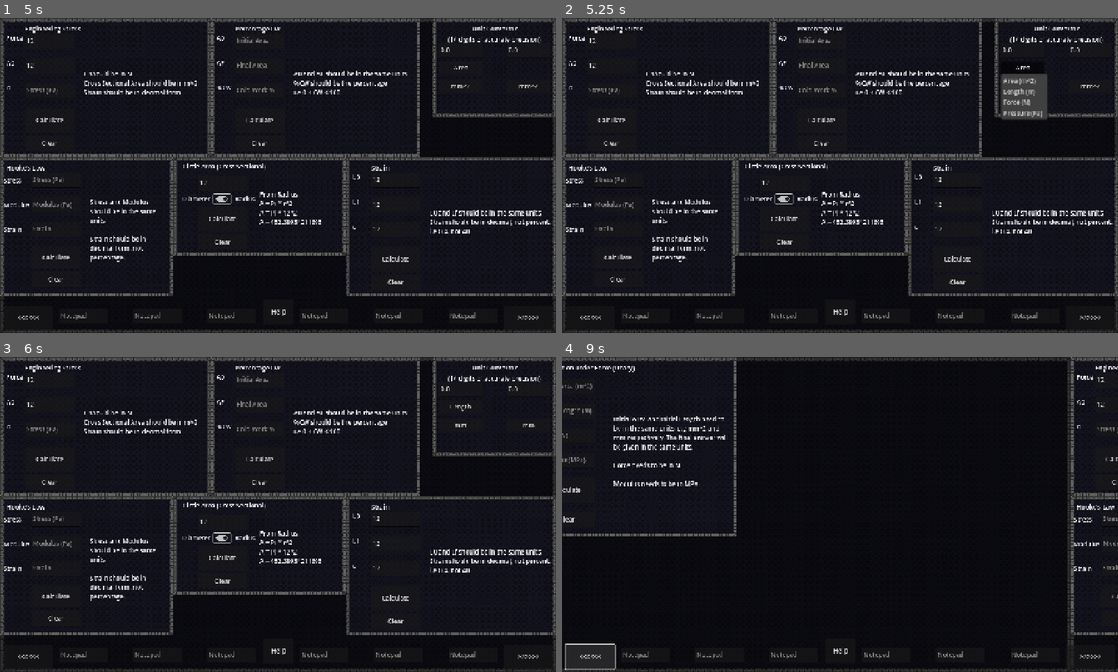
Above: before the commit, frames 1-4 (two rows, left to right).
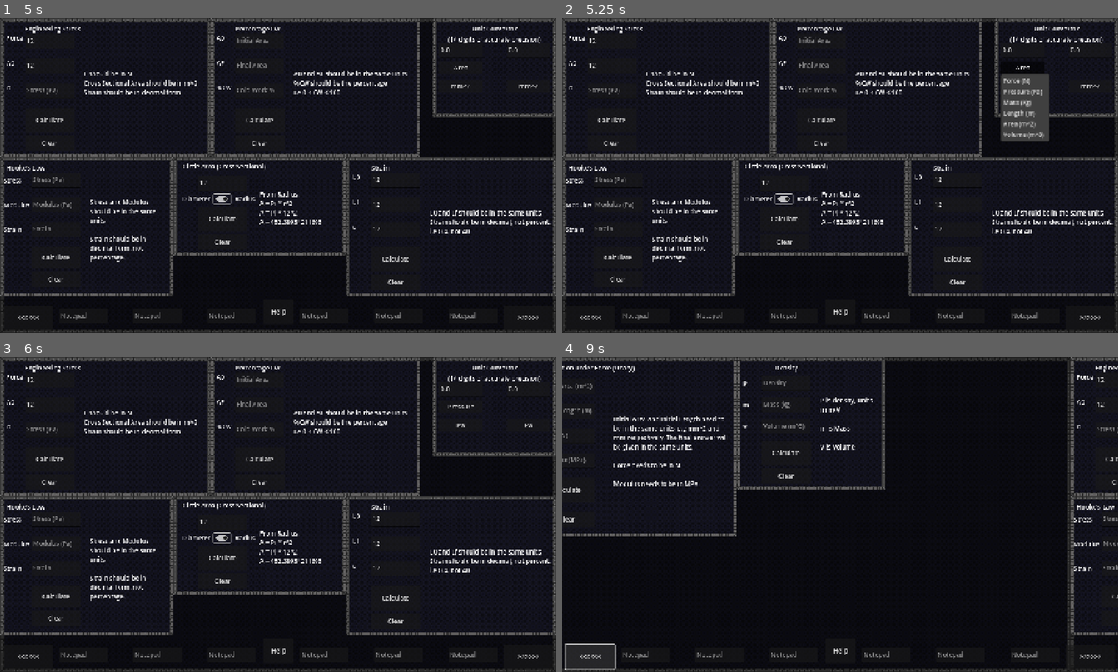
Above: after the commit, the same moments.

Repository: TheOrbius/engg103-solver
Game: Godot game, scene res://Other/Main.tscn
The game is run twice, just before and just after one commit, with the same random seed, the same clock (stepped at 60 frames per second) and the same inputs.
Inputs (mouse positions are in pixels of both pictures, inside the frame that each line leads up to):
- Up to frame 1 (5 s): click (261, 40) at 0.52 s; type "12" at 0.6 s; click (261, 65) at 0.75 s; type "12" at 0.83 s; click (261, 90) at 0.98 s; type "12" at 1.07 s; click (222, 181) at 1.27 s; type "12" at 1.35 s; click (394, 178) at 1.5 s; type "12" at 1.58 s; click (394, 203) at 1.73 s; type "12" at 1.82 s; click (394, 229) at 2.02 s; type "12" at 2.1 s; click (50, 40) at 2.25 s; type "12" at 2.33 s; click (50, 65) at 2.48 s; type "12" at 2.57 s; click "Calculate" at 2.75 s; click "Clear" at 3.5 s; click (222, 197) at 4.25 s
- Up to frame 2 (5.25 s): click "Area" at 5 s
- Up to frame 3 (6 s): click "mm^2" at 5.75 s
- Up to frame 4 (9 s): click "Length" (after the commit: "Pressure") at 6.5 s; click "mm" (after the commit: "Pa") at 7.25 s; click "mm" (after the commit: "Pa") at 8 s; click "<<<<<<" at 8.75 s

Frame 1 is identical in both runs. In frame 2, 0.9% of the frame differs, in the area x 78-88%, y 17-40%; in frame 3, less than 0.1%; in frame 4, 1.8%, in the area x 31-59%, y 0-43%.

Commit message:
Fatigue, Density, Unit Convertor
- Mass in UC
- Volume in UC
- Fatigue Stuff calc
- Density calc

Diff:
--- /dev/null
+++ b/Calculators/Density/Density.tscn
@@ -0,0 +1,108 @@
+[gd_scene load_steps=3 format=3 uid="uid://c08mnht0n1op5"]
+
+[ext_resource type="Script" uid="uid://caq1ckmgrqduc" path="res://Calculators/Density/density.gd" id="1_6ayb6"]
+[ext_resource type="Texture2D" uid="uid://dnswhwlkqm24a" path="res://Calculators/CalculatorBackground.png" id="1_slhui"]
+
+[node name="Density" type="Node2D"]
+script = ExtResource("1_6ayb6")
+
+[node name="NinePatchRect" type="NinePatchRect" parent="."]
+offset_right = 384.0
+offset_bottom = 344.0
+texture = ExtResource("1_slhui")
+patch_margin_left = 9
+patch_margin_top = 9
+patch_margin_right = 9
+patch_margin_bottom = 9
+axis_stretch_horizontal = 1
+axis_stretch_vertical = 1
+
+[node name="Constants" type="Node2D" parent="."]
+
+[node name="Label" type="Label" parent="Constants"]
+offset_left = 64.0
+offset_top = 16.0
+offset_right = 192.0
+offset_bottom = 39.0
+text = "Density"
+horizontal_alignment = 1
+vertical_alignment = 1
+
+[node name="Label2" type="Label" parent="Constants"]
+offset_left = 16.0
+offset_top = 48.0
+offset_right = 64.0
+offset_bottom = 88.0
+text = "P"
+vertical_alignment = 1
+
+[node name="Label3" type="Label" parent="Constants"]
+offset_left = 16.0
+offset_top = 104.0
+offset_right = 64.0
+offset_bottom = 144.0
+text = "m"
+vertical_alignment = 1
+
+[node name="Label4" type="Label" parent="Constants"]
+offset_left = 16.0
+offset_top = 160.0
+offset_right = 64.0
+offset_bottom = 200.0
+text = "V"
+vertical_alignment = 1
+
+[node name="DisplayText" type="RichTextLabel" parent="."]
+offset_left = 216.0
+offset_top = 16.0
+offset_right = 368.0
+offset_bottom = 328.0
+focus_mode = 2
+text = "P is density, units in m/V
+
+m is Mass
+
+V is Volume"
+vertical_alignment = 1
+selection_enabled = true
+
+[node name="Density" type="TextEdit" parent="."]
+offset_left = 64.0
+offset_top = 48.0
+offset_right = 192.0
+offset_bottom = 88.0
+placeholder_text = "Density"
+
+[node name="Mass" type="TextEdit" parent="."]
+offset_left = 64.0
+offset_top = 104.0
+offset_right = 192.0
+offset_bottom = 144.0
+placeholder_text = "Mass (kg)"
+
+[node name="Volume" type="TextEdit" parent="."]
+offset_left = 64.0
+offset_top = 160.0
+offset_right = 192.0
+offset_bottom = 200.0
+placeholder_text = "Volume (m^3)"
+
+[node name="Calculate" type="Button" parent="."]
+offset_left = 64.0
+offset_top = 216.0
+offset_right = 192.0
+offset_bottom = 280.0
+text = "Calculate"
+
+[node name="Clear" type="Button" parent="."]
+offset_left = 64.0
+offset_top = 288.0
+offset_right = 192.0
+offset_bottom = 328.0
+text = "Clear"
+
+[connection signal="text_changed" from="Density" to="." method="_on_density_text_changed"]
+[connection signal="text_changed" from="Mass" to="." method="_on_mass_text_changed"]
+[connection signal="text_changed" from="Volume" to="." method="_on_volume_text_changed"]
+[connection signal="pressed" from="Calculate" to="." method="_on_calculate_pressed"]
+[connection signal="pressed" from="Clear" to="." method="_on_clear_pressed"]
--- /dev/null
+++ b/Calculators/Density/density.gd
@@ -0,0 +1,50 @@
+extends Node2D
+
+
+
+func _on_density_text_changed() -> void:
+	Main.constant_edit($Density)
+
+
+func _on_mass_text_changed() -> void:
+	Main.constant_edit($Mass)
+
+func _on_volume_text_changed() -> void:
+	Main.constant_edit($Volume)
+
+
+
+func _on_calculate_pressed() -> void:
+	var density = $Density
+	var mass = $Mass
+	var volume = $Volume
+	var disp = $DisplayText
+
+	Main.test_textedit(density)
+	Main.test_textedit(mass)
+	Main.test_textedit(volume)
+
+	if density.text and mass.text and volume.text:
+		disp.text = "All fields are full."
+	elif mass.text and volume.text:
+		disp.text = "Sovling for Density:\nP = m/V\nP = %s/%s\nP=%s" % [mass.text, volume.text, float(mass.text)/float(volume.text)]
+	elif density.text and volume.text:
+		disp.text = "Solving for Mass:\nP = m/V\nm = Px V\nM = %s x %s\nM = %s" % [density.text, volume.text, float(density.text)*float(volume.text)]
+	elif density.text and mass.text:
+		disp.text = "Sovling for Volume:\nP = m/V\nV = m/P\nV = %s/%s\nV = %s" % [mass.text,density.text, float(mass.text)/float(density.text)]
+	else:
+		disp.text = "Not enough information entered."
+func _on_clear_pressed() -> void:
+	var density = $Density
+	var mass = $Mass
+	var volume = $Volume
+	var disp = $DisplayText
+
+	density.text = ""
+	mass.text = ""
+	volume.text = ""
+	disp.text = "P is density, units in m/V
+
+m is Mass
+
+V is Volume"
--- /dev/null
+++ b/Calculators/Fatigue/Fatigue.tscn
@@ -0,0 +1,91 @@
+[gd_scene load_steps=3 format=3 uid="uid://rrjclixq0phd"]
+
+[ext_resource type="Script" uid="uid://coqct6jr1hno8" path="res://Calculators/Fatigue/fatigue.gd" id="1_ettaa"]
+[ext_resource type="Texture2D" uid="uid://dnswhwlkqm24a" path="res://Calculators/CalculatorBackground.png" id="2_vv38o"]
+
+[node name="Fatigue" type="Node2D"]
+script = ExtResource("1_ettaa")
+
+[node name="NinePatchRect" type="NinePatchRect" parent="."]
+offset_right = 640.0
+offset_bottom = 512.0
+texture = ExtResource("2_vv38o")
+patch_margin_left = 9
+patch_margin_top = 9
+patch_margin_right = 9
+patch_margin_bottom = 9
+axis_stretch_horizontal = 1
+axis_stretch_vertical = 1
+
+[node name="Constants" type="Node2D" parent="."]
+
+[node name="Label" type="Label" parent="Constants"]
+offset_left = 64.0
+offset_top = 24.0
+offset_right = 192.0
+offset_bottom = 47.0
+text = "Fatigue (Unary)"
+horizontal_alignment = 1
+
+[node name="Label2" type="Label" parent="Constants"]
+offset_left = 16.0
+offset_top = 64.0
+offset_right = 144.0
+offset_bottom = 104.0
+text = "σ_max"
+vertical_alignment = 1
+
+[node name="Label3" type="Label" parent="Constants"]
+offset_left = 16.0
+offset_top = 128.0
+offset_right = 144.0
+offset_bottom = 168.0
+text = "σ_min"
+vertical_alignment = 1
+
+[node name="MaxStress" type="TextEdit" parent="."]
+offset_left = 80.0
+offset_top = 64.0
+offset_right = 208.0
+offset_bottom = 104.0
+placeholder_text = "Stress (Pa)"
+
+[node name="MinStress" type="TextEdit" parent="."]
+offset_left = 80.0
+offset_top = 128.0
+offset_right = 208.0
+offset_bottom = 168.0
+placeholder_text = "Stress (Pa)"
+
+[node name="CalculateButton" type="Button" parent="."]
+offset_left = 80.0
+offset_top = 192.0
+offset_right = 208.0
+offset_bottom = 256.0
+text = "Calculate"
+
+[node name="ClearButton" type="Button" parent="."]
+offset_left = 80.0
+offset_top = 264.0
+offset_right = 208.0
+offset_bottom = 296.0
+text = "Clear"
+
+[node name="SideDisplay" type="RichTextLabel" parent="."]
+offset_left = 256.0
+offset_top = 16.0
+offset_right = 624.0
+offset_bottom = 496.0
+focus_mode = 2
+text = "The units will be the same as the ones entered. Both need to use the same magnitudes.
+
+σ_max is the highest amount of stress in a stress cycle
+
+σ_min is the lowest amount of stress in a stress cycle"
+vertical_alignment = 1
+selection_enabled = true
+
+[connection signal="text_changed" from="MaxStress" to="." method="_on_max_stress_text_changed"]
+[connection signal="text_changed" from="MinStress" to="." method="_on_min_stress_text_changed"]
+[connection signal="pressed" from="CalculateButton" to="." method="_on_calculate_button_pressed"]
+[connection signal="pressed" from="ClearButton" to="." method="_on_clear_button_pressed"]
--- /dev/null
+++ b/Calculators/Fatigue/fatigue.gd
@@ -0,0 +1,62 @@
+extends Node2D
+
+
+
+func _on_max_stress_text_changed() -> void:
+	Main.constant_edit($MaxStress)
+
+func _on_min_stress_text_changed() -> void:
+	Main.constant_edit($MinStress)
+
+
+
+func _on_calculate_button_pressed() -> void:
+	var max = $MaxStress
+	var min = $MinStress
+	var disp = $SideDisplay
+
+	Main.test_textedit(max)
+	Main.test_textedit(min)
+
+	if max.text and min.text:
+		disp.text = "Solving for Δσ:
+Δσ = σ_max - σ_min
+Δσ = %s - %s
+Δσ = %s
+
+Solving for Alternating Stress:
+σa = Δσ/2
+σa = %s/2
+σa = %s
+
+Solving for Average / Mean:
+σm = (σ_max + σ_min)/2
+σm = (%s + %s)/2
+σm = %s
+
+Solving for R:
+R = σ_max/σ_min
+R = %s/%s
+R = %s
+" % [max.text,min.text,float(max.text)-float(min.text), float(max.text)-float(min.text), (float(max.text)-float(min.text))/2,
+max.text, min.text, (float(max.text)+float(min.text))/2,
+max.text,min.text, float(max.text)/float(min.text)
+]
+
+
+	else:
+		disp.text = "There is not enough information entered."
+
+
+func _on_clear_button_pressed() -> void:
+	var max = $MaxStress
+	var min = $MinStress
+	var disp = $SideDisplay
+
+	max.text = ""
+	min.text = ""
+	disp.text = "The units will be the same as the ones entered. Both need to use the same magnitudes.
+
+σ_max is the highest amount of stress in a stress cycle
+
+σ_min is the lowest amount of stress in a stress cycle"
--- a/Calculators/UnitConverter/UnitConverter.tscn
+++ b/Calculators/UnitConverter/UnitConverter.tscn
@@ -49,15 +49,19 @@
 offset_bottom = 144.0
 text = "Area"
 flat = false
-item_count = 4
-popup/item_0/text = "Area (m^2)"
-popup/item_0/id = 0
-popup/item_1/text = "Length (m)"
-popup/item_1/id = 1
-popup/item_2/text = "Force (N)"
-popup/item_2/id = 2
-popup/item_3/text = "Pressure (Pa)"
-popup/item_3/id = 3
+item_count = 6
+popup/item_0/text = "Force (N)"
+popup/item_0/id = 2
+popup/item_1/text = "Pressure (Pa)"
+popup/item_1/id = 3
+popup/item_2/text = "Mass (Kg)"
+popup/item_2/id = 4
+popup/item_3/text = "Length (m)"
+popup/item_3/id = 1
+popup/item_4/text = "Area (m^2)"
+popup/item_4/id = 0
+popup/item_5/text = "Volume (m^3)"
+popup/item_5/id = 5
 
 [node name="LeftUnits" type="MenuButton" parent="."]
 offset_left = 16.0
--- a/Calculators/UnitConverter/unit_converter.gd
+++ b/Calculators/UnitConverter/unit_converter.gd
@@ -113,6 +113,40 @@
 			rpop.add_item("PSI")
 
 			base_modifier = [1.0, 0.000001, 0.000000001, 0.000145038]
+		4:
+			$TypeSelector.text = "Mass"
+			var lpop: PopupMenu = $LeftUnits.get_popup()
+			var rpop: PopupMenu = $RightUnits.get_popup()
+			lpop.clear(true)
+			rpop.clear(true)
+
+			lpop.add_item("Kg")
+			lpop.add_item("g")
+			lpop.add_item("mg")
+
+			rpop.add_item("Kg")
+			rpop.add_item("g")
+			rpop.add_item("mg")
+
+			base_modifier = [0.001, 1, 1000.0]
+		5:
+			$TypeSelector.text = "Volume"
+			var lpop: PopupMenu = $LeftUnits.get_popup()
+			var rpop: PopupMenu = $RightUnits.get_popup()
+			lpop.clear(true)
+			rpop.clear(true)
+
+			lpop.add_item("mm^3")
+			lpop.add_item("cm^3")
+			lpop.add_item("m^3")
+			lpop.add_item("km^3")
+
+			rpop.add_item("mm^3")
+			rpop.add_item("cm^3")
+			rpop.add_item("m^3")
+			rpop.add_item("km^3")
+
+			base_modifier = [1000000000.0, 1000000.0, 1.0, 0.000000001]
 		_:
 			# Should not happen
 			pass
--- a/Other/HelpMenu.tscn
+++ b/Other/HelpMenu.tscn
@@ -49,11 +49,11 @@
 metadata/_edit_use_anchors_ = true
 
 [node name="CheckButton" type="CheckButton" parent="."]
-offset_left = 72.0
+offset_left = 64.0
 offset_top = 216.0
-offset_right = 429.0
+offset_right = 432.0
 offset_bottom = 272.0
-text = "Force Notepads to be strictly numerical:"
+text = "Allow symbols to be entered in notepads:"
 
 [connection signal="pressed" from="CheckButton" to="." method="_on_check_button_pressed"]
 [connection signal="toggled" from="CheckButton" to="." method="_on_check_button_toggled"]
--- a/Other/Main.tscn
+++ b/Other/Main.tscn
@@ -11,6 +11,8 @@
 [ext_resource type="Texture2D" uid="uid://dnswhwlkqm24a" path="res://Calculators/CalculatorBackground.png" id="8_nqutg"]
 [ext_resource type="PackedScene" uid="uid://6cbqry2g0t1s" path="res://Other/HelpMenu.tscn" id="8_rcb7m"]
 [ext_resource type="PackedScene" uid="uid://brnsri6tek33d" path="res://Calculators/FractureToughness/FractureToughness.tscn" id="9_vxxkn"]
+[ext_resource type="PackedScene" uid="uid://c08mnht0n1op5" path="res://Calculators/Density/Density.tscn" id="11_x8jpl"]
+[ext_resource type="PackedScene" uid="uid://rrjclixq0phd" path="res://Calculators/Fatigue/Fatigue.tscn" id="12_tij5c"]
 
 [node name="Node2D" type="Node2D"]
 script = ExtResource("1_jvyce")
@@ -34,6 +36,9 @@
 
 [node name="StressIntensity" parent="Panel0" instance=ExtResource("3_nfahi")]
 position = Vector2(-720, -408)
+
+[node name="Density" parent="Panel0" instance=ExtResource("11_x8jpl")]
+position = Vector2(-144, -408)
 
 [node name="Panel1" type="Node2D" parent="."]
 
@@ -88,6 +93,9 @@
 
 [node name="StressIntensity" parent="Panel2" instance=ExtResource("9_vxxkn")]
 position = Vector2(-720, -408)
+
+[node name="Fatigue" parent="Panel2" instance=ExtResource("12_tij5c")]
+position = Vector2(-144, -408)
 
 [node name="Camera2D" type="Camera2D" parent="."]
 
Not shown, added: Calculators/Density/density.gd.uid
Not shown, added: Calculators/Fatigue/fatigue.gd.uid
Not shown: 1 places in Other/Main.tscn that only renumber resources
